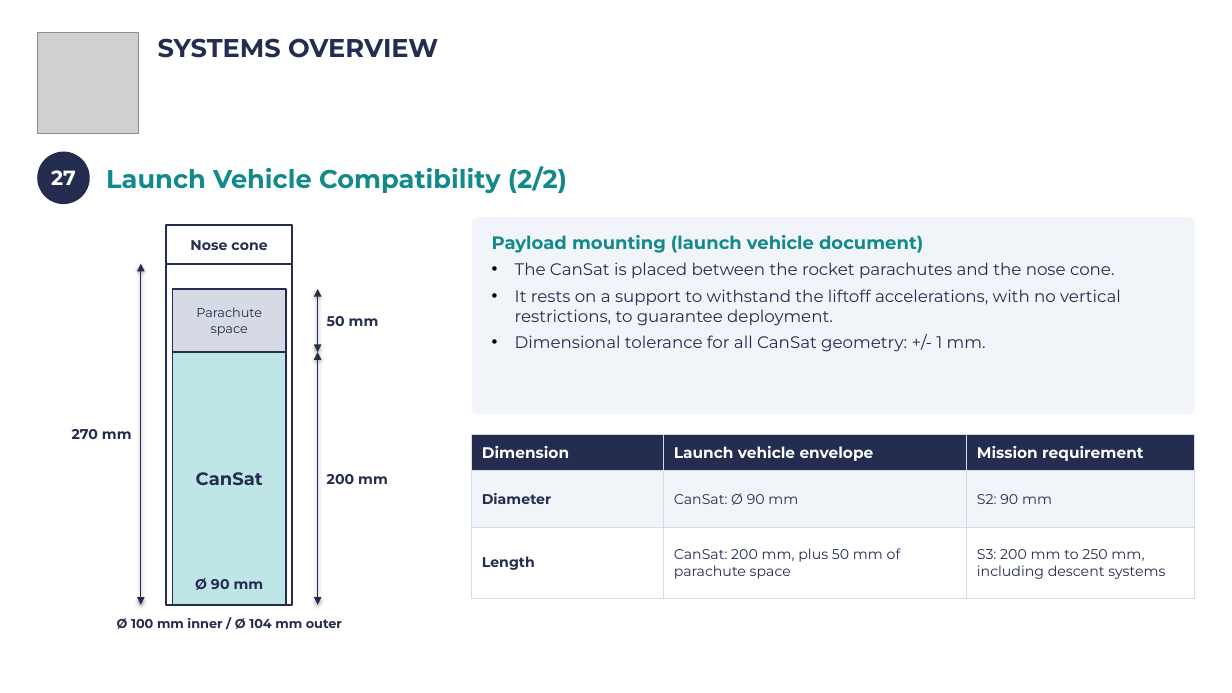
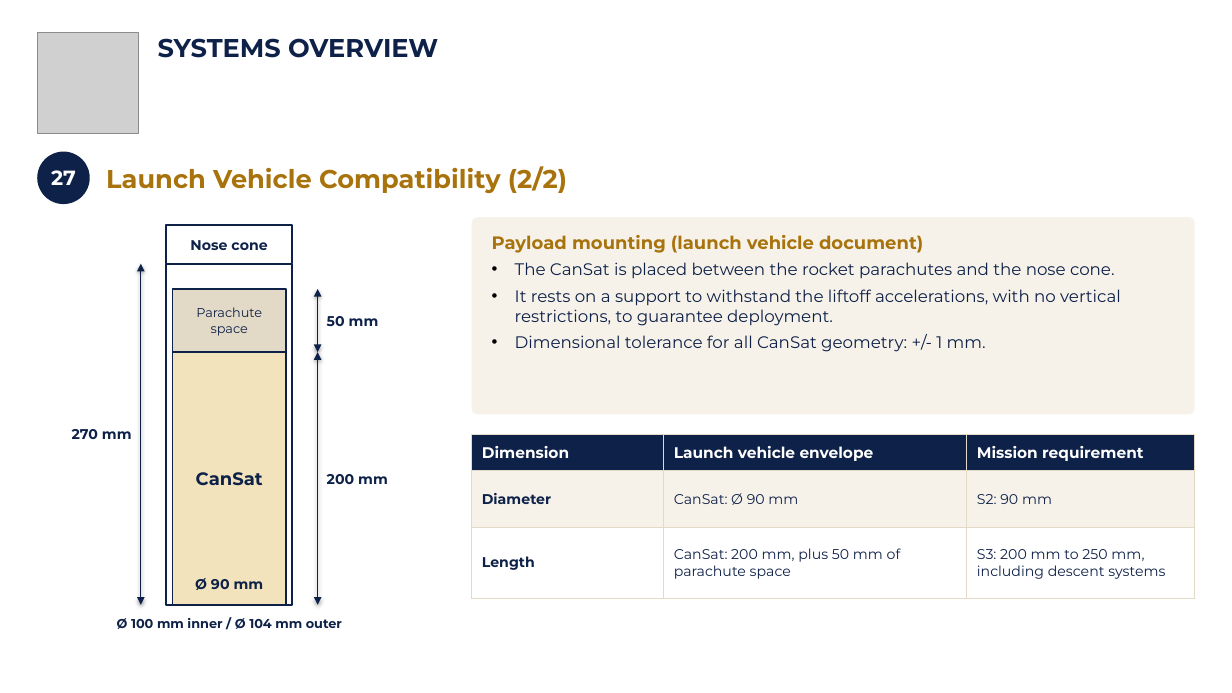
Before and after one commit to Caetano18/proyecto, a slide deck: slide 30 of cansat_pdr/laminas_plantilla/CanSat_PDR_Hermes_mecanica.pptx. Drawn at 1232x693 pixels with LibreOffice and Linux fonts; fonts in the diff are those of the drawing; grey boxes stand for pictures; background and template pictures are left out. Boxes give left, top, right and bottom in pixels: in the first picture for what was removed or moved away, otherwise in the second. Text is boxed around its words. In the diff, an @@ line names an element or a change of style, - is before the commit and + after.

```diff
--- a/cansat_pdr/laminas_plantilla/CanSat_PDR_Hermes_mecanica.pptx
+++ b/cansat_pdr/laminas_plantilla/CanSat_PDR_Hermes_mecanica.pptx
@@ ellipse "27" at [37, 152, 90, 204]: fill #242C4F to #0E2148 @@
@@ text "Launch Vehicle Compatibility (2/2)" at [106, 166, 567, 193]: text colour #138A8A to #A8730C @@
@@ rectangle "Nose cone" at [166, 226, 293, 264]: text colour #242C4F to #0E2148; outline #242C4F 1.25 pt to #0E2148 1.25 pt @@
@@ rounded rectangle "Payload mounting (launch vehicle document)" at [472, 217, 1195, 414]: text colour #138A8A to #A8730C in "Payload mounting (launch vehicle document)"; text colour #242C4F to #0E2148 in "The CanSat is placed between the rocket ...", "It rests on a support to withstand ...", "Dimensional tolerance for all CanSat geometry: +/- ..."; fill #F1F4F9 to #F6F2E9 @@
@@ double arrow (140, 263) - (140, 605): stroke #242C4F 1 pt to #0E2148 1 pt @@
@@ rectangle at [166, 263, 293, 604]: outline #242C4F 1.25 pt to #0E2148 1.25 pt @@
@@ rectangle "Parachute" at [173, 289, 287, 352]: text colour #242C4F to #0E2148; fill #D5DAE5 to #E2D9C6; outline #242C4F 1.25 pt to #0E2148 1.25 pt @@
@@ double arrow (318, 289) - (318, 352): stroke #242C4F 1 pt to #0E2148 1 pt @@
@@ rectangle "CanSat" at [173, 352, 287, 604]: text colour #242C4F to #0E2148; fill #BFE6E6 to #F3E3BC; outline #242C4F 1.25 pt to #0E2148 1.25 pt @@
@@ double arrow (318, 352) - (318, 605): stroke #242C4F 1 pt to #0E2148 1 pt @@
@@ table at [472, 434, 1196, 598] @@
@@ fill #242C4F to #0E2148 in row 1 @@
@@ fill #F1F4F9 to #F6F2E9 in row 2 @@
@@ text colour #242C4F to #0E2148 in "Diameter", "CanSat: Ø 90 mm", "S2: 90 mm", "Length" and 2 more places @@
@@ borders changed @@
@@ text colour #242C4F to #0E2148 in 6 elements at [158, 38, 438, 58], [195, 578, 264, 590], [327, 316, 379, 326], [327, 474, 388, 484], [72, 429, 132, 439], [117, 618, 342, 629] @@
```
Also in this commit, not shown: 104 other slides changed, 10 other files.
